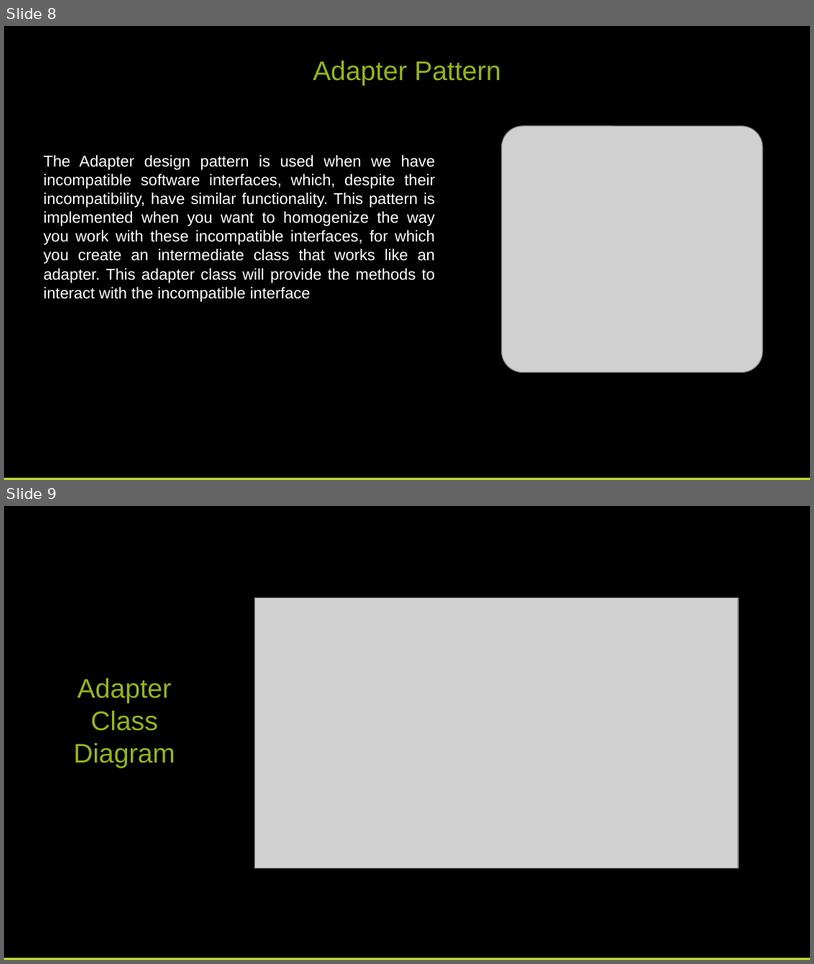
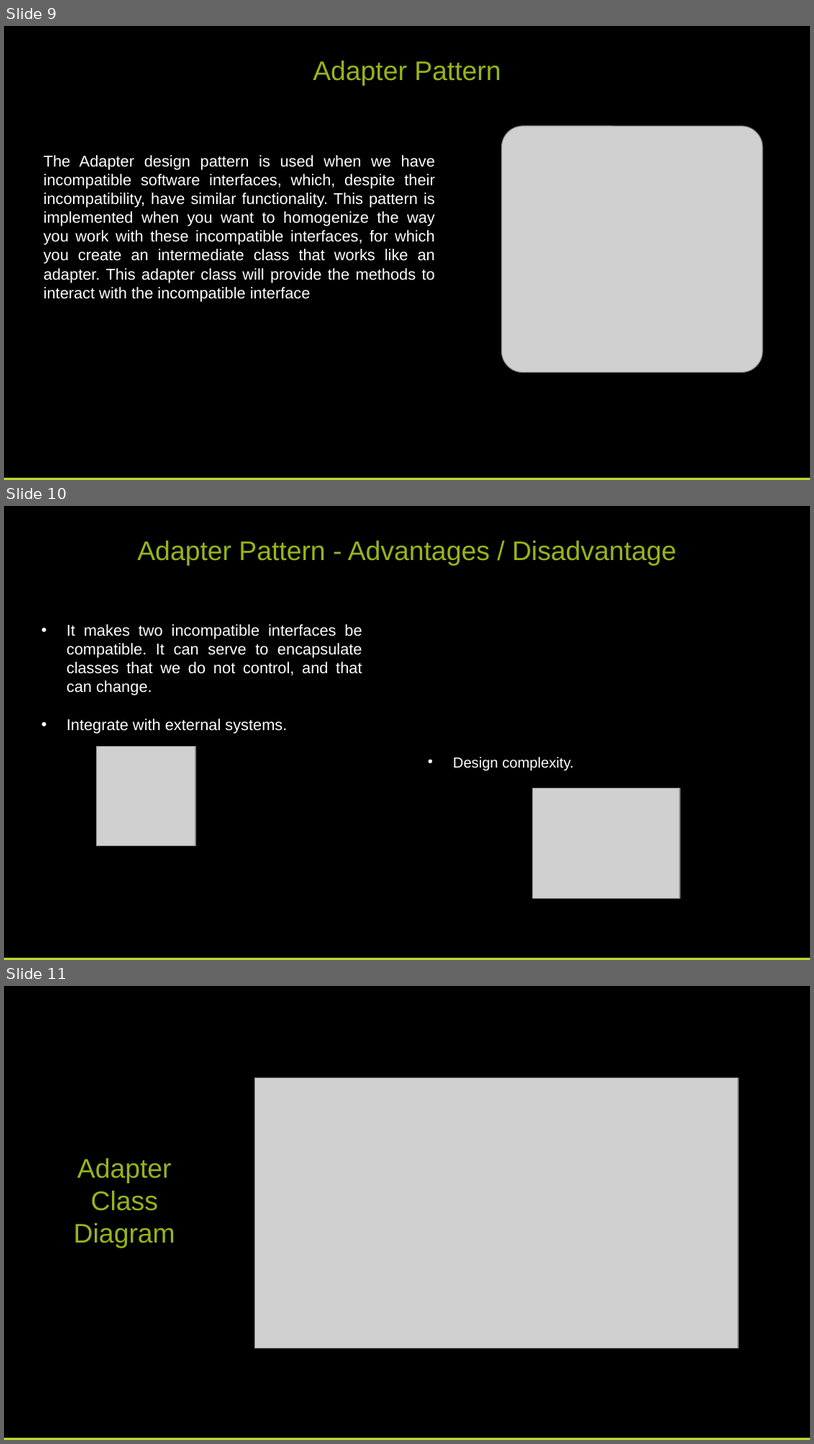
Before and after one commit to pcastellanos/TeamTraining, a slide deck: Design Patterns/Design Patterns.pptx. Shown one above the other, each under a label of ours: slides 8 and 9 before the commit, slides 9, 10 and 11 after it. The pictures are 814x964 and 814x1444 pixels, drawn with LibreOffice and Linux fonts; fonts in the diff are those of the drawing; grey boxes stand for pictures. Boxes give left, top, right and bottom in pixels: in the first picture for what was removed or moved away, otherwise in the second. Text is boxed around its words. In the diff, an @@ line names an element or a change of style, - is before the commit and + after.

Commit message:
add advantage - disadvantage

```diff
--- a/Design Patterns/Design Patterns.pptx
+++ b/Design Patterns/Design Patterns.pptx
@@ slide 10 added at (4,506,810,960), background #000000 @@
@@ text added at (137,541,676,565), 24 pt, text #96B51A @@
+Adapter Pattern - Advantages / Disadvantage
@@ text added at (67,624,363,734), 14 pt, text #FFFFFF @@
+• It makes two incompatible interfaces be compatible. It can serve to encapsulate classes that we do not control, and that can change.
+• Integrate with external systems.
@@ picture added at (97,746,196,846) @@
@@ text added at (453,757,574,771), 13 pt, text #FFFFFF @@
+• Design complexity.
@@ picture added at (533,788,681,898) @@
@@ rectangle added at (4,957,810,960), fill #C1D82F @@
@@ what was slide 8 is now slide 9 @@
@@ what was slide 9 is now slide 11 @@
```
Also in this commit, not shown: 1 other slide added.
